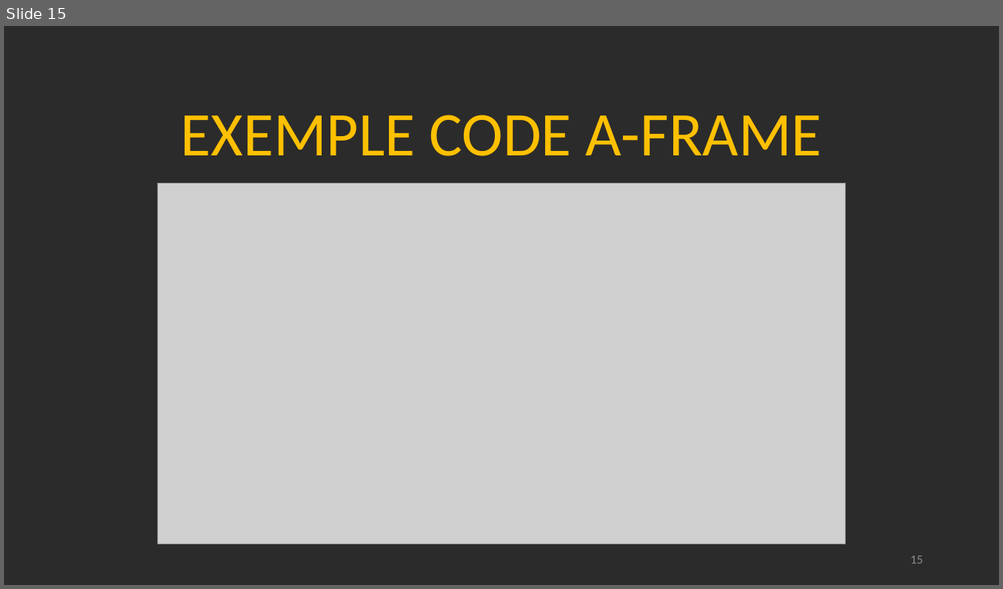
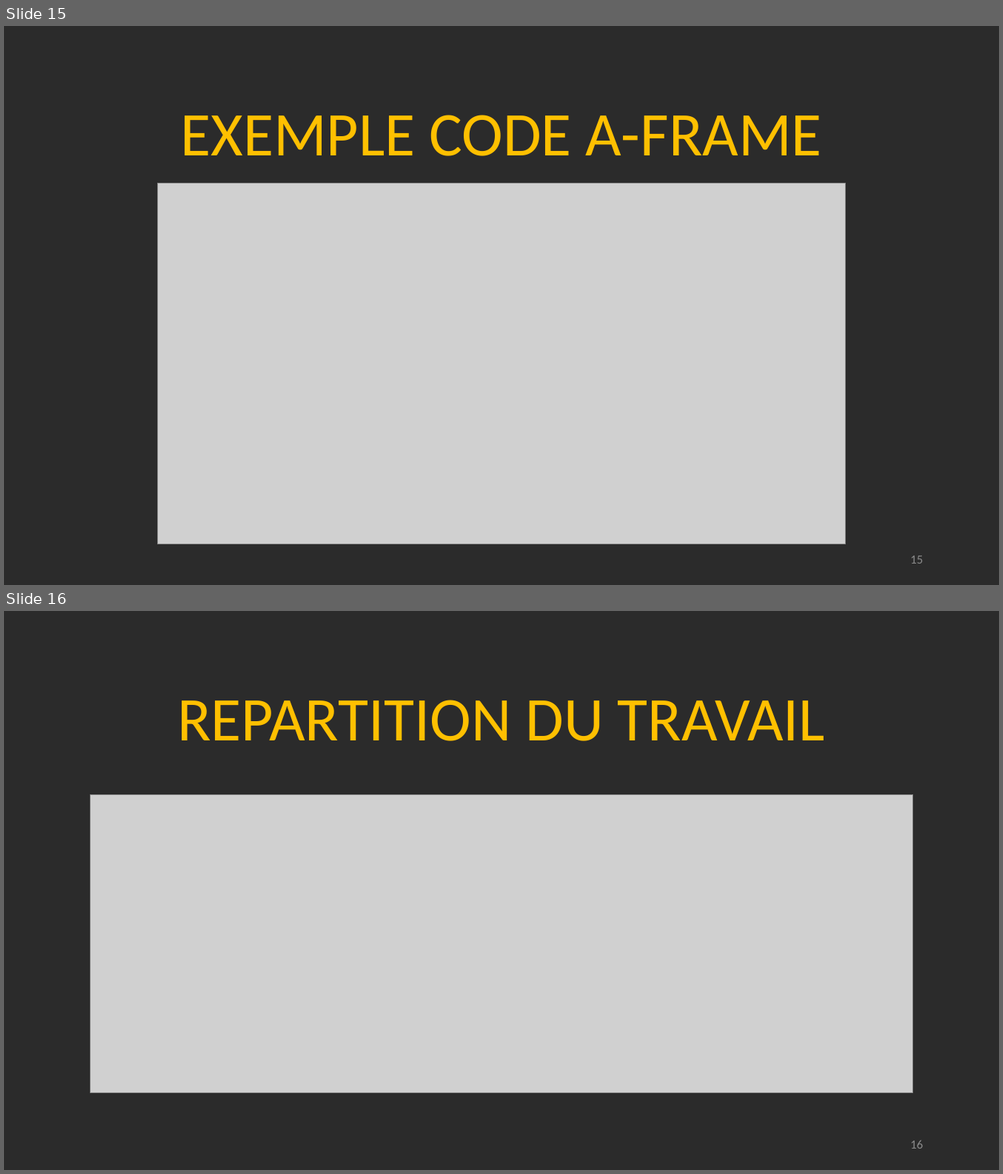
Before and after one commit to Victor-Mom/Projet-Tut-Documentation, a slide deck: Soutenance/Diaporama soutenance.pptx. Shown one above the other, each under a label of ours: slide 15 before the commit, slides 15 and 16 after it. The pictures are 1003x589 and 1003x1174 pixels, drawn with LibreOffice and Linux fonts; fonts in the diff are those of the drawing; grey boxes stand for pictures; background and template pictures are left out; a plain dark background stands for a picture behind light text. Boxes give left, top, right and bottom in pixels: in the first picture for what was removed or moved away, otherwise in the second. Text is boxed around its words. In the diff, an @@ line names an element or a change of style, - is before the commit and + after.

Commit message:
slide bilan + répartition travail

```diff
--- a/Soutenance/Diaporama soutenance.pptx
+++ b/Soutenance/Diaporama soutenance.pptx
@@ slide 16 added at [4, 611, 999, 1170], background picture (left out) @@
@@ title added at [177, 700, 825, 741], 60 pt, text #FFC000 @@
+REPARTITION DU TRAVAIL
@@ picture added at [90, 795, 913, 1093] @@
@@ page number added at [910, 1141, 922, 1149], 12 pt, text #8C8C8C @@
+16
```
Also in this commit, not shown: 1 other slide added, 1 slide removed.
